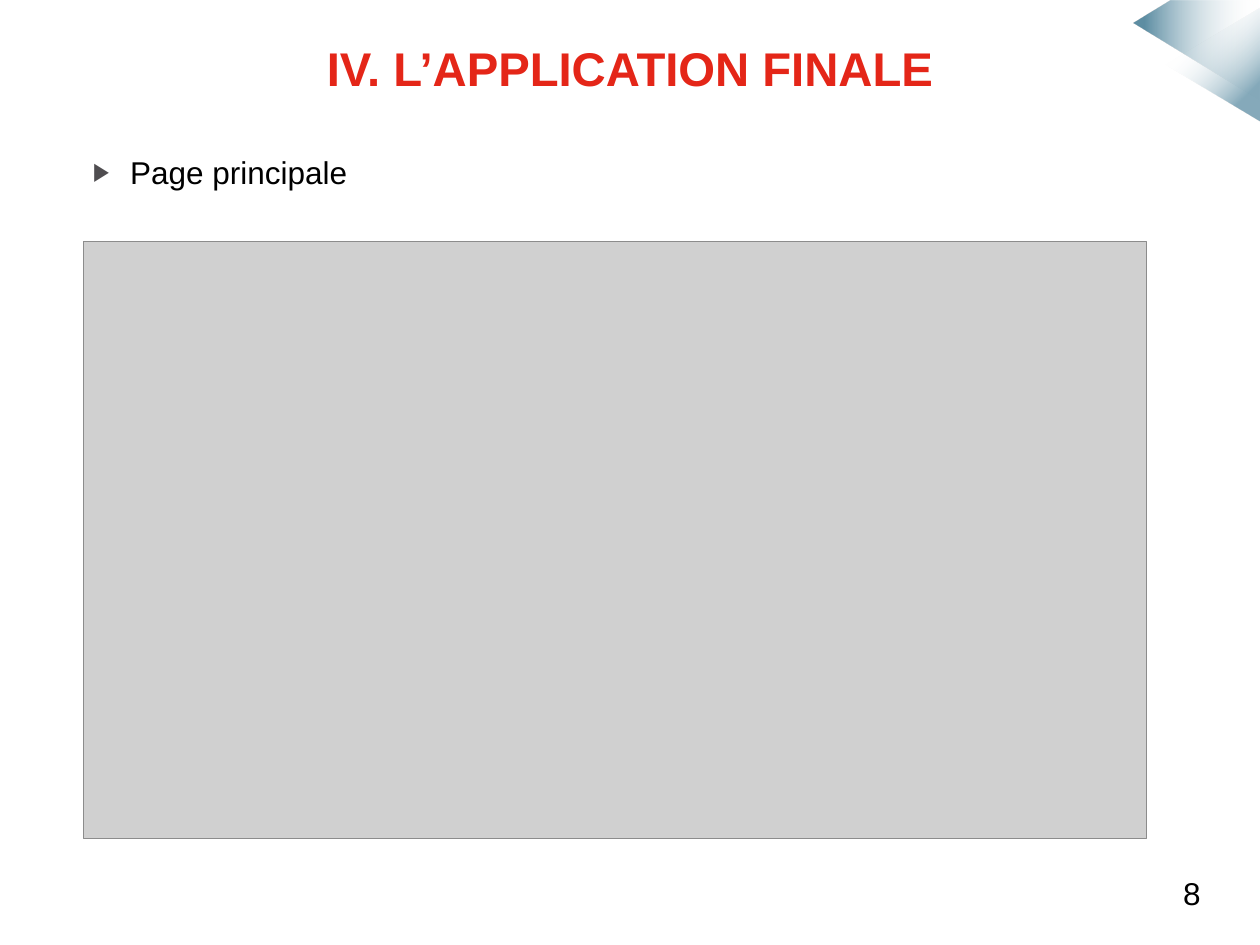
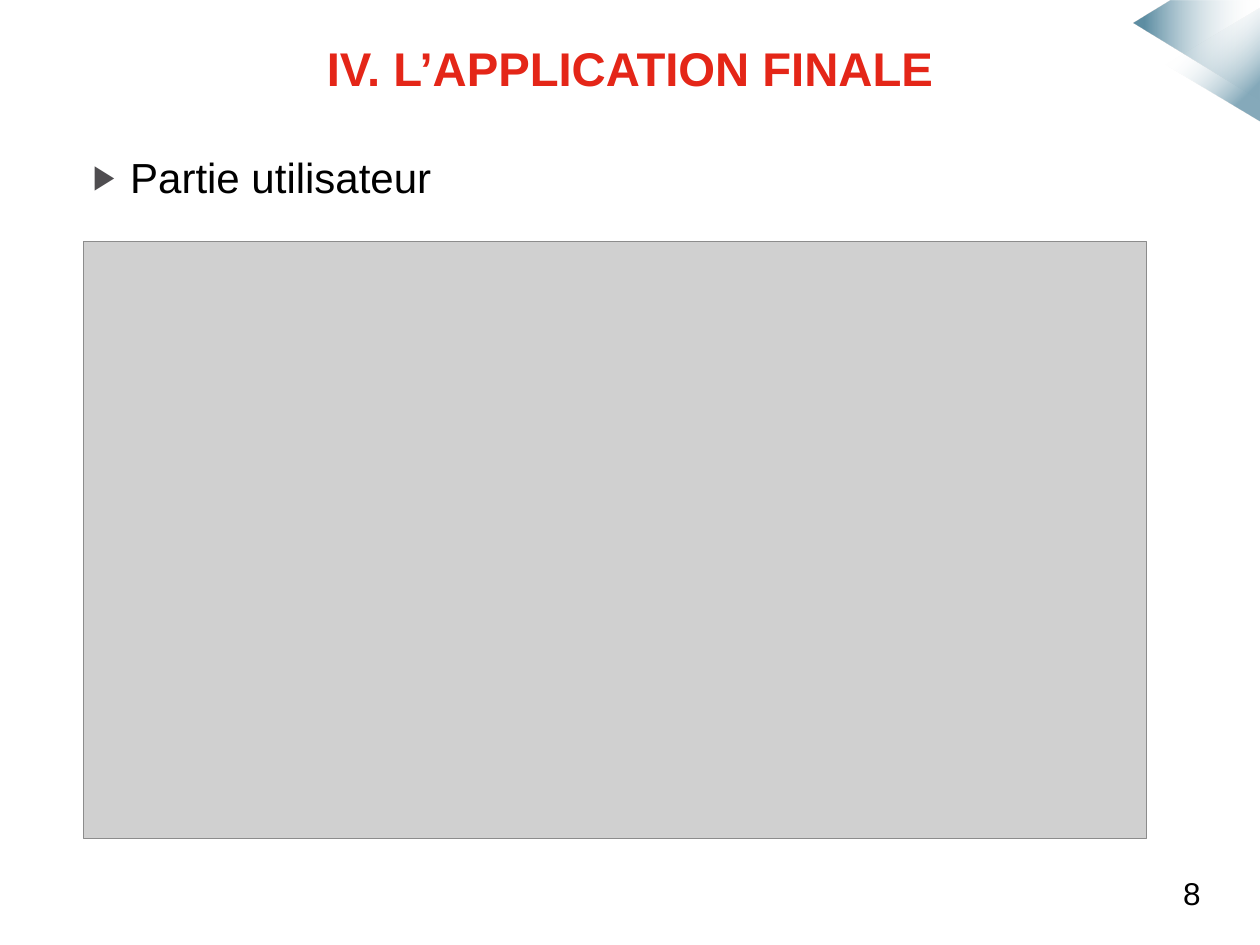
Before and after one commit to mmeven/EP_Domotique_Tablette, a slide deck: slide 12 of Rendu/Diapo_soutenance.pptx. Drawn at 1260x945 pixels with LibreOffice and Linux fonts; fonts in the diff are those of the drawing; grey boxes stand for pictures; background and template pictures are left out. Boxes give left, top, right and bottom in pixels: in the first picture for what was removed or moved away, otherwise in the second. Text is boxed around its words. In the diff, an @@ line names an element or a change of style, - is before the commit and + after.

```diff
--- a/Rendu/Diapo_soutenance.pptx
+++ b/Rendu/Diapo_soutenance.pptx
@@ text at [130,162,431,194]: text changed; size 18 to 24 pt @@
-▶ Page principale
+▶ Partie utilisateur
```
Also in this commit, not shown: 4 other slides changed, 4 slides added, 1 slide removed.
